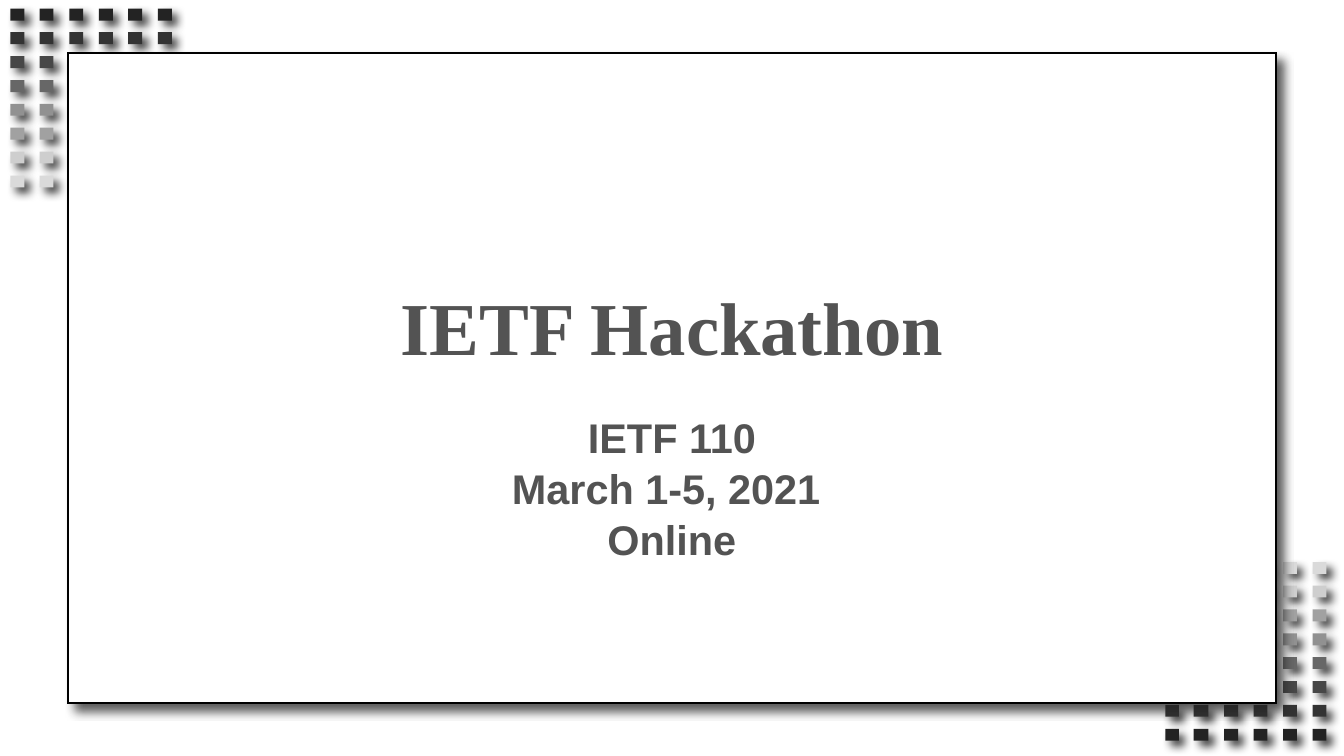
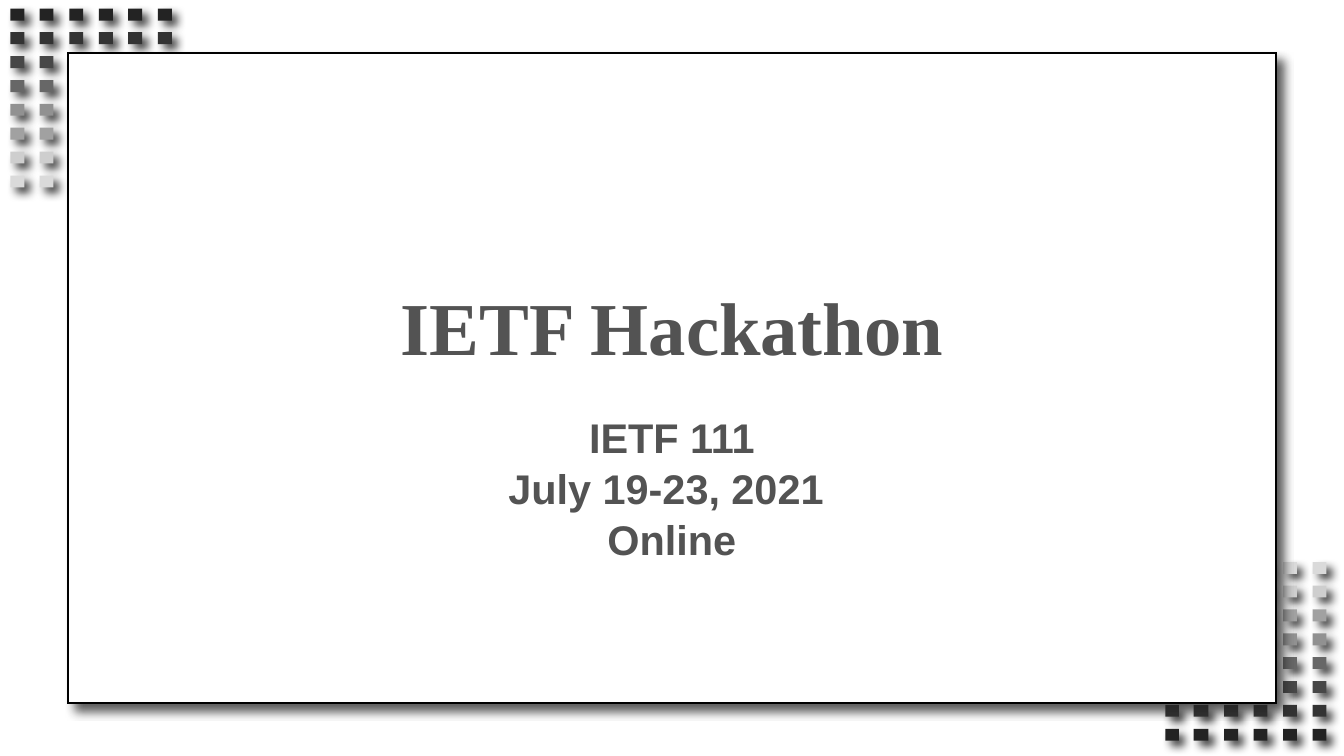
Before and after one commit to IETF-Hackathon/ietf111-project-presentations, a slide deck: slide 1 of hackathon-presentation-template.pptx. Drawn at 1344x756 pixels with LibreOffice and Linux fonts; fonts in the diff are those of the drawing; background and template pictures are left out. Boxes give left, top, right and bottom in pixels: in the first picture for what was removed or moved away, otherwise in the second. Text is boxed around its words. In the diff, an @@ line names an element or a change of style, - is before the commit and + after.

Commit message:
update for IETF 111

```diff
--- a/hackathon-presentation-template.pptx
+++ b/hackathon-presentation-template.pptx
@@ subtitle at (508, 424, 823, 512): text changed @@
-IETF 110
-March 1-5, 2021
+IETF 111
+July 19-23, 2021
```
Also in this commit, not shown: 2 other files.
